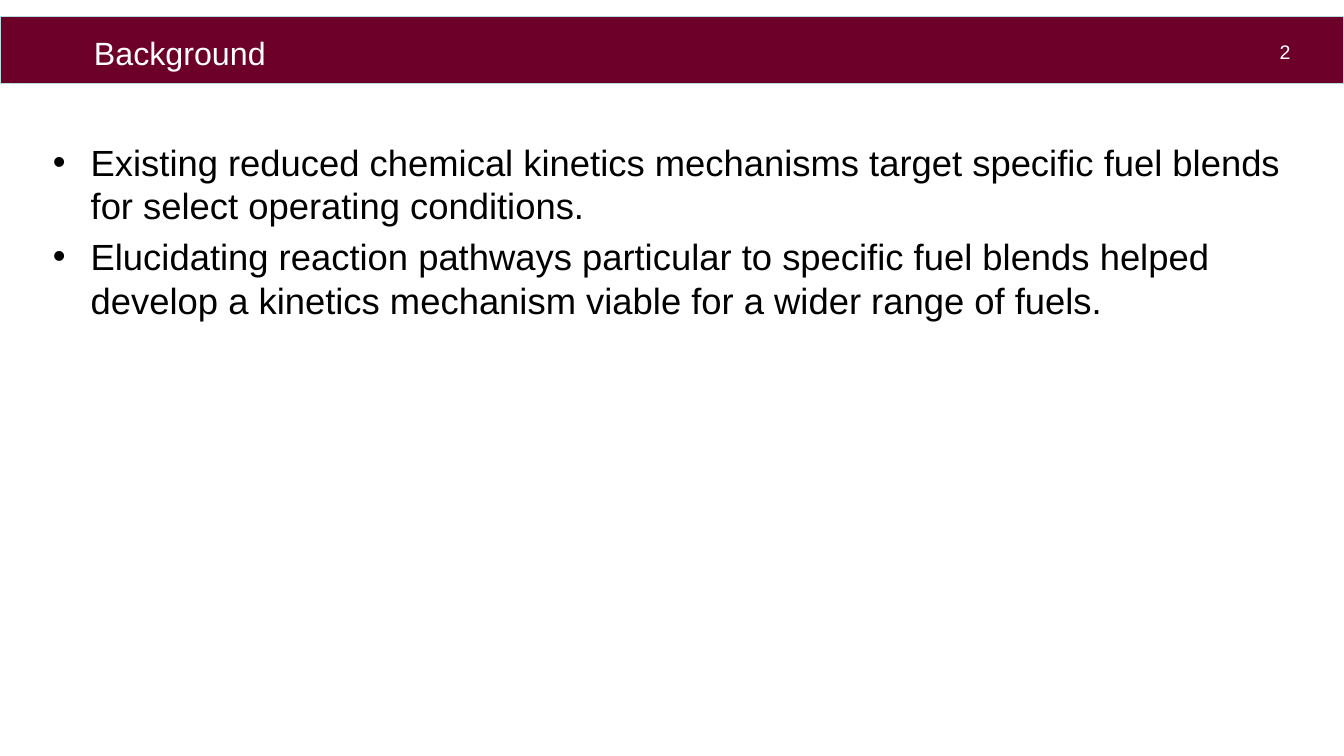
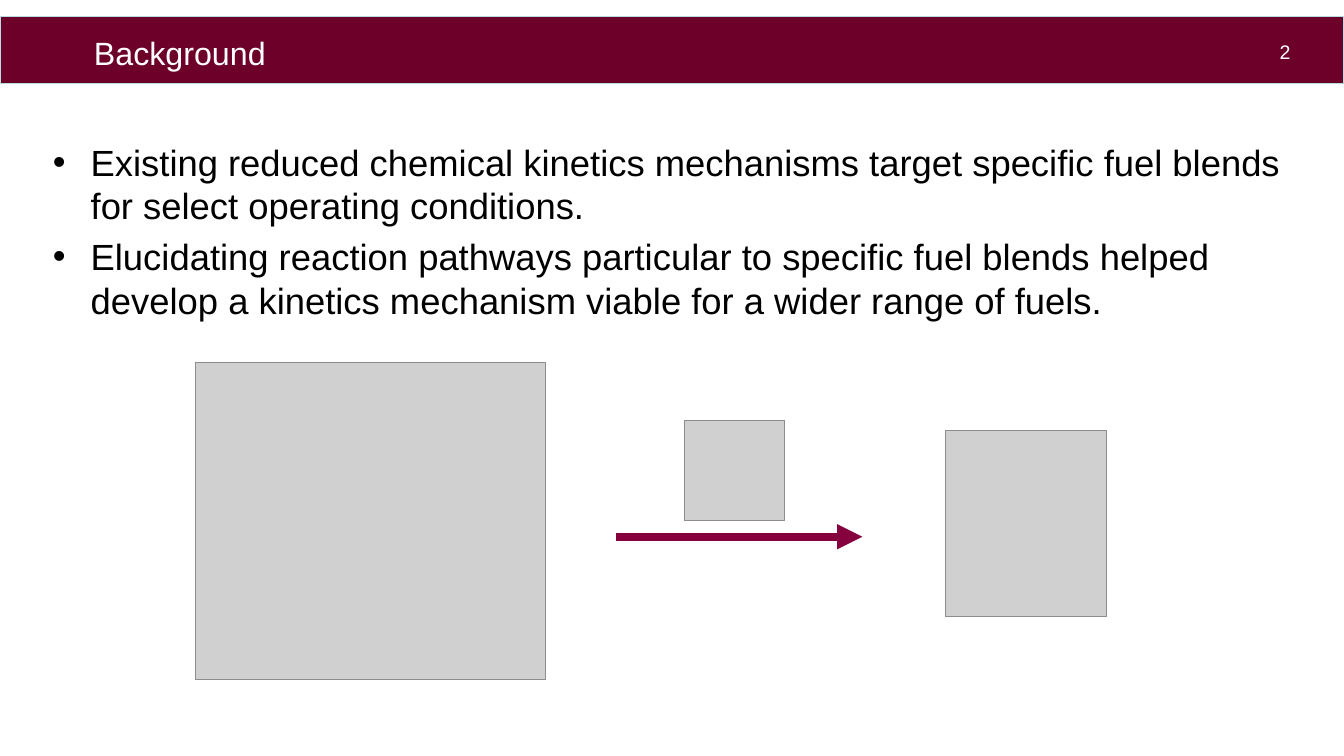
Before and after one commit to aahil-wq/lab-presentations, a slide deck: slide 3 of icfd2026/pres/kyushu_ppt_16-9.pptx. Drawn at 1344x756 pixels with LibreOffice and Linux fonts; fonts in the diff are those of the drawing; grey boxes stand for pictures; background and template pictures are left out. Boxes give left, top, right and bottom in pixels: in the first picture for what was removed or moved away, otherwise in the second. Text is boxed around its words. In the diff, an @@ line names an element or a change of style, - is before the commit and + after.

```diff
--- a/icfd2026/pres/kyushu_ppt_16-9.pptx
+++ b/icfd2026/pres/kyushu_ppt_16-9.pptx
@@ picture added at (x1=196, y1=362, x2=545, y2=680) @@
@@ picture added at (x1=685, y1=420, x2=785, y2=521) @@
@@ picture added at (x1=946, y1=431, x2=1107, y2=616) @@
@@ arrow added from (617, 536) to (863, 536), #85023E 6 pt @@
```
Also in this commit, not shown: 1 other slide changed.
